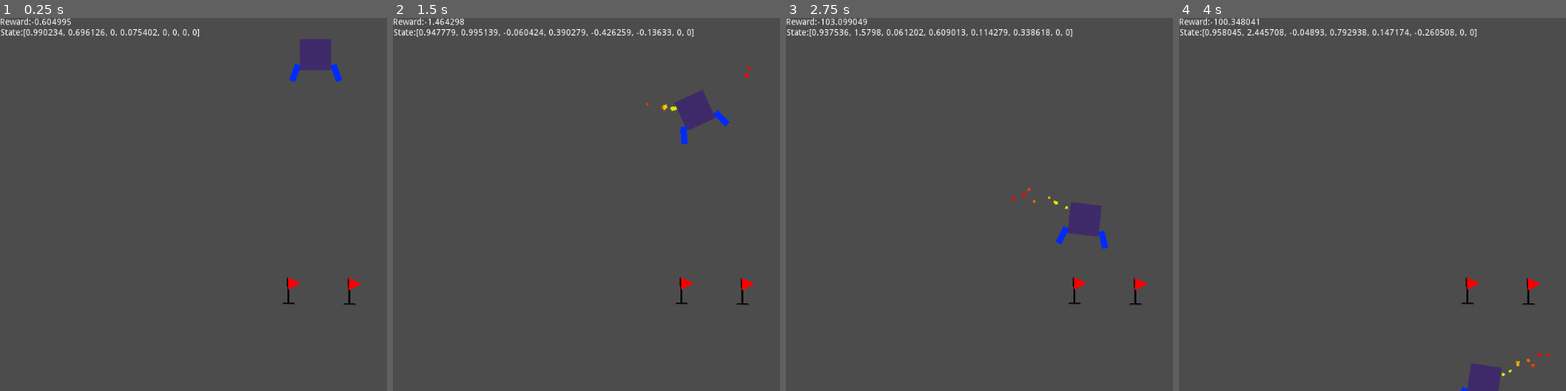
Above: before the commit, frames 1-4 (left to right).
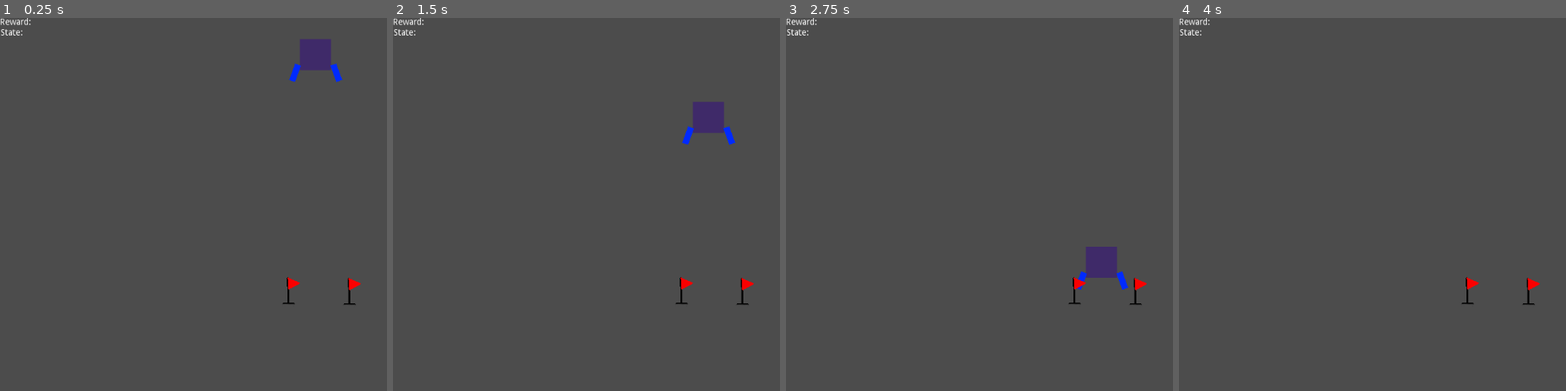
Above: after the commit, the same moments.

Repository: lupoglaz/GodotAIGym
Game: Godot game, scene res://Environment.tscn
Two runs of this game, one before a commit and one after it. Both use one fixed random seed, a clock stepped at 60 frames per second and the inputs below.
Inputs:
- Up to frame 1 (0.25 s): no input
- Up to frame 2 (1.5 s): tap Enter at 0.5, 1.35 s; hold D 0.53-1.28 s; hold Enter 0.53-1.28 s; tap Space at 0.77 s; hold A from 1.28 s (still down)
- Up to frame 3 (2.75 s): tap Space at 1.52 s; release A at 2.03 s; hold D from 2.03 s (still down); hold Enter from 2.03 s (still down)
- Up to frame 4 (4 s): release Enter at 2.78 s; tap Enter at 2.85 s; tap Space at 3.02, 3.77 s; release D at 3.53 s; hold A from 3.53 s (still down); hold Enter from 3.53 s (still down)

The runs differ from the first frame. In frame 1, 0.5% of the frame differs, in the area x 5-52%, y 0-6%; in frame 2, 1.6%; in frame 3, 2.3%, in the area x 5-89%, y 0-73%; in frame 4, 1.3%.
Error before the commit: Invalid set index 'reset' (on base: 'RigidBody2D (Lander.gd)') with value of type 'bool'. (res://Environment.gd:36)
Error after the commit: Parse Error: The identifier "cSharedMemorySemaphore" isn't declared in the current scope. (res://Environment.gd:18)

Commit message:
LunarLander: need to programmatically build ground collision polygon

Diff:
--- a/Environments/LunarLander/Environment.gd
+++ b/Environments/LunarLander/Environment.gd
@@ -1,6 +1,5 @@
 extends Node2D
-var agent_action = [0.0, 0.0]
-var env_action = [0, 0]
+
 var time_elapsed = 0.0
 var timeout = true
 var deltat = 0.01
@@ -10,31 +9,51 @@
 var prev_shaping
 var FPS = 60.0
 
+var sem_action
+var sem_observation
+var mem
+
 func _ready():
+	if OS.get_name()=='X11_SHARED':
+		sem_action = cSharedMemorySemaphore.new()
+		sem_observation = cSharedMemorySemaphore.new()
+		mem = cSharedMemory.new()
+		sem_action.init("sem_action")
+		sem_observation.init("sem_observation")
+		print("Running as OpenAIGym environment")
+
 	set_physics_process(true)
 
-
-func _process(delta):
-	if timeout:
-		agent_action[0] = 0.0
-		agent_action[1] = 0.0
+func read_actions():
+	var agent_action = [0.0, 0.0]
+	var env_action = [0, 0]
+	if OS.get_name()=='X11_SHARED':
+		sem_action.wait()
+		agent_action = mem.getFloatArray("agent_action")
+		env_action = mem.getIntArray("env_action")
+	else:
 		if Input.is_key_pressed(KEY_SPACE):
 			agent_action[0] = 1.0
 		if Input.is_key_pressed(KEY_A):
 			agent_action[1] = 1.0
 		if Input.is_key_pressed(KEY_D):
 			agent_action[1] = -1.0
-		env_action[0] = 0
-		env_action[1] = 0
 		if Input.is_key_pressed(KEY_ENTER):
 			env_action[0] = 1
 		if Input.is_key_pressed(KEY_ESCAPE):
 			env_action[1] = 1
 
+	return [agent_action, env_action]
+
+func _process(delta):
+	if timeout:
+		var actions = read_actions()
+		var agent_action = actions[0]
+		var env_action = actions[1]
 
 		if env_action[0] == 1:
 			$Lander.reset = true
-			$Ground.reset = true
+			$Ground.create_ground()
 			time_elapsed = 0.0
 
 		if env_action[1] == 1:
@@ -87,7 +106,7 @@
 		reward = shaping - prev_shaping
 	prev_shaping = shaping
 
-	if $Lander.body_collided or abs(state[0])>1.0 or abs(state[1])>1.0:
+	if $Lander.body_collided or abs(state[0])>1.0 or abs(state[1])>1.5:
 		reward -= 100.0
 		done = true
 	if $Lander/MainEngine.emitting:
@@ -101,6 +120,12 @@
 	$RewardLabel.text = "Reward:"+str(reward)
 	$StateLabel.text = "State:"+str(state)
 
+	if OS.get_name()=='X11_SHARED':
+		mem.sendFloatArray("observation", state)
+		mem.sendFloatArray("reward", [reward])
+		mem.sendIntArray("done", [int(done)])
+		sem_observation.post()
+
 
 func _on_LandingArea_body_entered(body):
 	if body.get_instance_id() == $Lander.get_instance_id():
--- a/Environments/LunarLander/Environment.tscn
+++ b/Environments/LunarLander/Environment.tscn
@@ -130,6 +130,7 @@
 script = ExtResource( 3 )
 
 [node name="CollisionPolygon2D" type="CollisionPolygon2D" parent="Ground"]
+visible = false
 modulate = Color( 0.47451, 0, 0, 1 )
 self_modulate = Color( 0.654902, 0.0235294, 0.0235294, 1 )
 polygon = PoolVector2Array( 1, 0.295532, -508, 3.29553, -510, -154.704, -373, -106.704, -203, -170.704, -86, -127.704, 80, -127.704, 179, -190.704, 250, -91.7045, 330, -95.7045, 350, -152.704, 455, -185.704, 515, -127.704, 516, 1.29553 )
--- a/Environments/LunarLander/Ground.gd
+++ b/Environments/LunarLander/Ground.gd
@@ -1,6 +1,8 @@
 extends RigidBody2D
 
 var area_center
+
+var LANDING_HEIGHT = 150.0
 
 func generate_ground(num_vert, height=150.0 ):
 	var polygon = PoolVector2Array()
@@ -37,10 +39,23 @@
 	polygon.append(Vector2(-shift_x, 0.0))
 	return polygon
 
+func create_ground():
+	shape_owner_clear_shapes(0)
+	var ground = generate_ground(10, LANDING_HEIGHT)
+	var shape = ConcavePolygonShape2D.new()
+	shape.set_segments(ground)
+	shape_owner_add_shape(0, shape)
+
+	$Polygon2D.set_polygon(ground)
+	$Polygon2D.set_color(Color(0,0,0))
+	$LandingArea.transform.origin = Vector2(0, -LANDING_HEIGHT)
+	area_center = transform.xform($LandingArea.transform.origin)
+
 func _ready():
-	var height = 150.0
-	var ground = generate_ground(10, height)
-	$CollisionPolygon2D.set_polygon(ground)
-	$Polygon2D.set_polygon(ground)
-	$LandingArea.transform.origin = Vector2(0, -height)
-	area_center = transform.basis_xform($LandingArea.transform.origin)
+
+	for owner_id in get_shape_owners():
+		for shape_id in shape_owner_get_shape_count(owner_id):
+			var shape = shape_owner_get_shape(owner_id, shape_id)
+			print(owner_id, shape_id, shape)
+
+	create_ground()
--- a/Environments/LunarLander/Lander.gd
+++ b/Environments/LunarLander/Lander.gd
@@ -25,6 +25,9 @@
 var angular_vel
 var angle
 
+var reset = false
+var init_transform
+
 func _ready():
 
 	#Getting shapes local indexes
@@ -33,7 +36,6 @@
 	$LeftLegShape.get_shape().set_meta("name", "left_leg")
 	$BodyShape.get_shape().set_meta("name", "body")
 	for owner_id in shape_owners:
-		print("Owner:",owner_id, "Num shapes:", shape_owner_get_shape_count(owner_id))
 		for shape_id in shape_owner_get_shape_count(owner_id):
 			var shape = shape_owner_get_shape(owner_id, shape_id)
 			if shape.get_meta("name") == "right_leg":
@@ -43,9 +45,20 @@
 			if shape.get_meta("name") == "body":
 				body_idx = shape_owner_get_shape_index(owner_id, shape_id)
 
+	init_transform = transform
+
 func _integrate_forces(state):
+	if reset:
+		var new_transform = init_transform
+		new_transform.rotated(rand_range(-0.2, 0.2))
+		new_transform.translated(Vector2(rand_range(-300.0, 300.0), 0.0))
+		state.set_transform(init_transform)
+		state.set_linear_velocity(Vector2(0.0, 0.0))
+		state.set_angular_velocity(0.0)
+		reset = false
 
 	var glob = state.get_transform()
+
 	if $MainEngine.emitting:
 		var force = glob.basis_xform(Vector2(0.0, -MAIN_ENGINE_MAG))
 		var offset = glob.basis_xform(Vector2(0, 25))
Not shown, added: Environments/LunarLander/export_presets.cfg
Not shown, added: Environments/LunarLander.py
